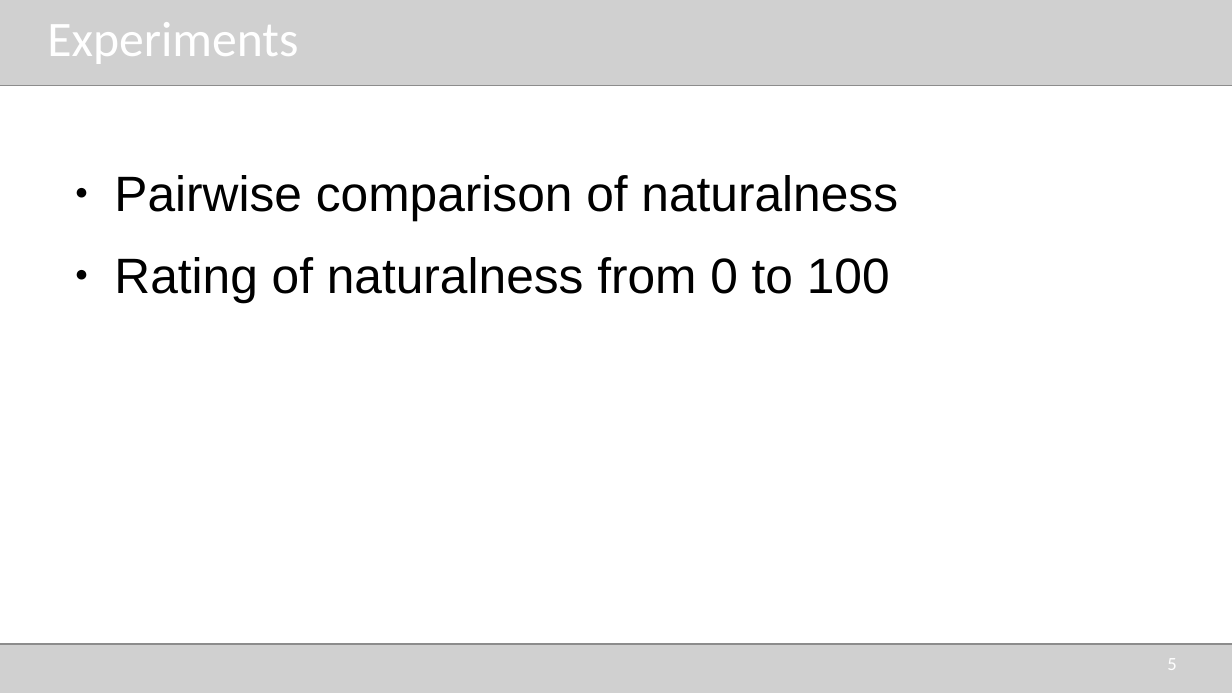
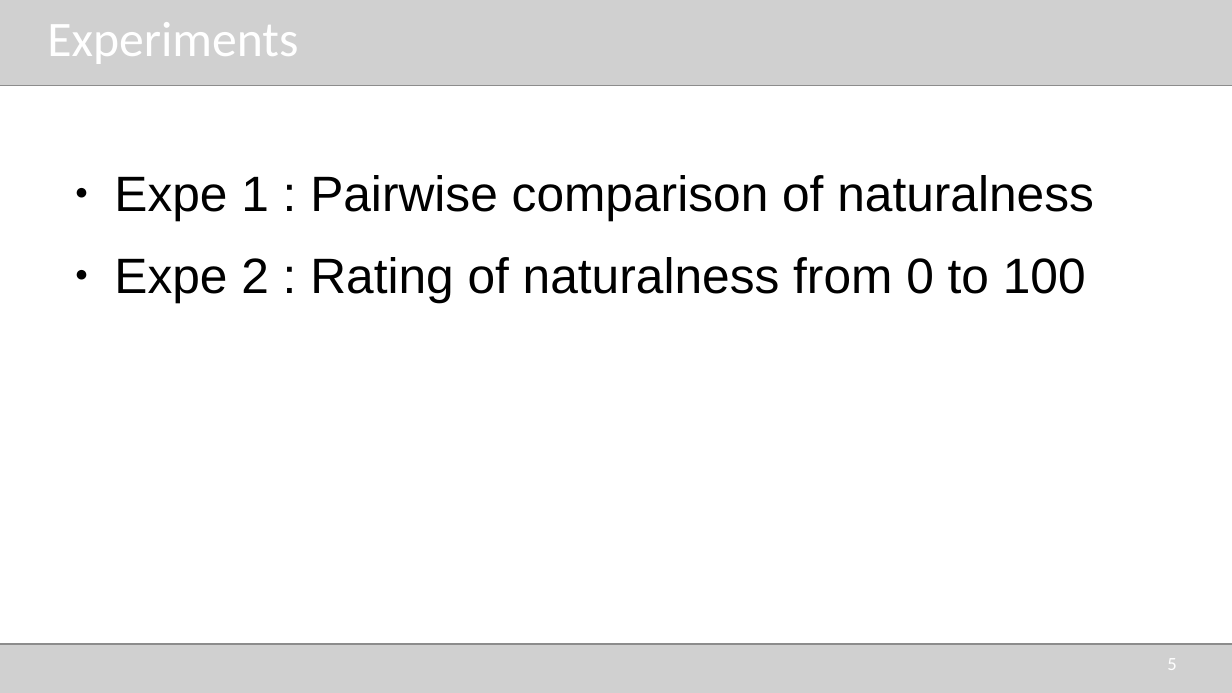
Before and after one commit to TUD-STKS/3d-vs-1d-synthesis, a slide deck: slide 5 of doc/presentation_methods.odp. Drawn at 1232x693 pixels with LibreOffice and Linux fonts; fonts in the diff are those of the drawing; grey boxes stand for pictures. Boxes give left, top, right and bottom in pixels: in the first picture for what was removed or moved away, otherwise in the second. Text is boxed around its words. In the diff, an @@ line names an element or a change of style, - is before the commit and + after.

Commit message:
Create new stimuli for the training part of the experiments

```diff
--- a/doc/presentation_methods.odp
+++ b/doc/presentation_methods.odp
@@ text at bbox=[114, 175, 1094, 302]: text changed @@
-● Pairwise comparison of naturalness
-● Rating of naturalness from 0 to 100
+● Expe 1 : Pairwise comparison of naturalness
+● Expe 2 : Rating of naturalness from 0 to 100
```
Also in this commit, not shown: 4 other slides changed, 34 other files.
